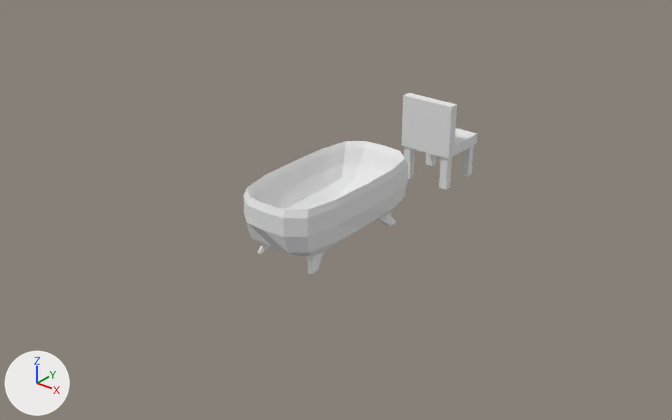
An edit to the Blender file GlobalGameJam2019/Assets/Art/Models/Blend Files/Furniture.blend, drawn before and after from the same camera.
One viewpoint serves both versions: a 50 mm lens placed at (13.15, -16.15, 9.6), pointed at (0.84, -0.77, 0.06). The lights are fixed; the arrows at lower left show +X, +Y and +Z.

Script lines for the objects in view, before the commit:
```python
me_bathtub = bpy.data.meshes.new('Bathtub')
me_bathtub.from_pydata(...)  # 66 vertices, 64 faces; spans x -1.2..1.2, y -1.23..0.58, z -2.4..2.4
me_bathtub.materials.append(mat_zmat)  # white #e7e7e7
me_chair = bpy.data.meshes.new('Chair')
me_chair.from_pydata(...)  # 32 vertices, 27 faces; spans x 0.0..0.79, y -1.26..1.2, z -0.72..0.76
me_chair.materials.append(mat_zmat)  # white #e7e7e7
ob_bathtub = bpy.data.objects.new('Bathtub', me_bathtub)
ob_bathtub.location = (0.0, 0.0, 0.0)
ob_bathtub.rotation_euler = (1.571, 0.0, 0.0)  # degrees (90, 0, 0)
_m = ob_bathtub.modifiers.new('Subsurf', 'SUBSURF')
_m.render_levels = 1
ob_chair = bpy.data.objects.new('Chair', me_chair)
ob_chair.location = (0.0, 5.0, 0.0)
ob_chair.rotation_euler = (1.571, 0.0, 0.0)  # degrees (90, 0, 0)
_m = ob_chair.modifiers.new('Mirror', 'MIRROR')
_m.use_clip = True
```
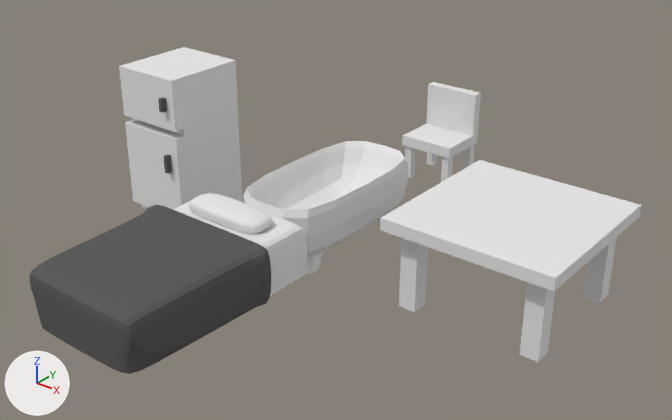
Commit message: Added more furniture
Added models for bed, table, and fridge furniture.

Boxes (x1, y1, x2, y2) around the edits, measured in the pictures (672 x 420 px):
'Bed', added
    after: (29, 193, 308, 374)
    faces in mat_zmat2 (dark grey #5e5e5e): (29, 205, 271, 374)
    faces in mat_zmat (white #e7e7e7): (173, 193, 308, 296)
'Table', added
    after: (380, 160, 641, 362)
'Fridge', added
    after: (119, 47, 242, 209)
    faces in mat_zmat (white #e7e7e7): (119, 47, 242, 209)
    faces in mat_zmat2 (dark grey #5e5e5e): (158, 97, 172, 173)
'Chair', mesh turned
    before: (402, 93, 477, 190)
    after: (402, 82, 481, 182)

The change, as a diff of the scene's bpy script:
```diff
--- a/GlobalGameJam2019/Assets/Art/Models/Blend Files/Furniture.blend.py
+++ b/GlobalGameJam2019/Assets/Art/Models/Blend Files/Furniture.blend.py
@@ mat_zmat2 @@
+mat_zmat2 = diffuse_material('zMat2')
+mat_zmat2.base_color = (0.112, 0.112, 0.112)  # dark grey #5e5e5e
@@ me_chair @@
 me_chair.from_pydata(...)  # 32 vertices, 27 faces; spans x 0.0..0.79, y -1.26..1.2, z -0.72..0.76
 # used by ob_chair; location = (0.0, 5.0, 0.0); rotation_euler = (1.571, 0.0, 0.0), in degrees (90, 0, 0)
+# me_chair part 1: the whole mesh is turned -180 degrees about the y axis through the mesh origin
 me_chair.materials.append(mat_zmat)
@@ me_table @@
+me_table.from_pydata(...)  # 16 vertices, 12 faces; spans x 0.0..2.0, y -1.2..0.99, z 0.0..2.0
+me_table.materials.append(mat_zmat)  # white #e7e7e7
@@ me_fridge @@
+me_fridge.from_pydata(...)  # 44 vertices, 42 faces; spans x -1.0..1.0, y -1.84..2.36, z -1.0..1.43
+# faces by material slot: [32, 10]
+me_fridge.materials.append(mat_zmat)  # white #e7e7e7
+me_fridge.materials.append(mat_zmat2)  # dark grey #5e5e5e
@@ me_bed @@
+me_bed.from_pydata(...)  # 92 vertices, 88 faces; spans x -1.82..1.82, y -0.6..0.97, z -2.5..2.59
+# faces by material slot: [49, 39]
+me_bed.materials.append(mat_zmat)  # white #e7e7e7
+me_bed.materials.append(mat_zmat2)  # dark grey #5e5e5e
@@ ob_table @@
+ob_table = bpy.data.objects.new('Table', me_table)
+ob_table.location = (5.0, 0.0, 0.0)
+ob_table.rotation_euler = (1.571, 0.0, 0.0)  # degrees (90, 0, 0)
+_m = ob_table.modifiers.new('Mirror', 'MIRROR')
+_m.use_axis = (True, False, True)
@@ ob_fridge @@
+ob_fridge = bpy.data.objects.new('Fridge', me_fridge)
+ob_fridge.location = (-5.0, 0.0, 0.0)
+ob_fridge.rotation_euler = (1.571, 0.0, 0.0)  # degrees (90, 0, 0)
@@ ob_bed @@
+ob_bed = bpy.data.objects.new('Bed', me_bed)
+ob_bed.location = (0.0, -5.0, 0.0)
+ob_bed.rotation_euler = (1.571, 0.0, 0.0)  # degrees (90, 0, 0)
+_m = ob_bed.modifiers.new('Subsurf', 'SUBSURF')
```
